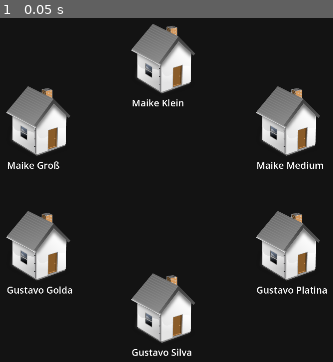
Above: before the commit, frame 1.
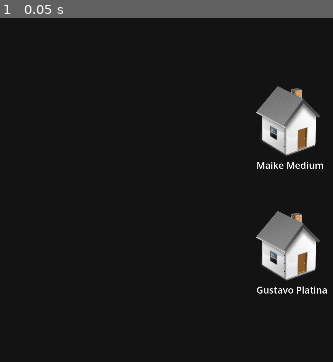
Above: after the commit, the same moment.

Repository: Shykaro/SimulatedAI
Game: Godot game, scene res://Scenes/npc visualization.tscn
Same seed, same stepped clock (60 frames per second), same inputs: the game is played once before the commit and once after it.
Inputs:
- Up to frame 1 (0.05 s): no input

The runs differ from the first frame. In frame 1, 11% of the frame differs, in the area x 1-59%, y 1-99%.

Commit message:
Mind saves dialogue & activity context

Diff:
--- a/GodotProject/Scripts/GameManager.gd
+++ b/GodotProject/Scripts/GameManager.gd
@@ -7,10 +7,10 @@
 static var time_of_day: String = " pm"
 # Called when the node enters the scene tree for the first time.
 func _ready():
-	NPCManager.create_npc("Maike Klein", "Maike", Vector2(500,200))
-	NPCManager.create_npc("Gustavo Silva", "Gustavo", Vector2(500,800))
-	NPCManager.create_npc("Maike Groß", "Maike", Vector2(200,350))
-	NPCManager.create_npc("Gustavo Golda", "Gustavo", Vector2(200,650))
+	#NPCManager.create_npc("Maike Klein", "Maike", Vector2(500,200))
+	#NPCManager.create_npc("Gustavo Silva", "Gustavo", Vector2(500,800))
+	#NPCManager.create_npc("Maike Groß", "Maike", Vector2(200,350))
+	#NPCManager.create_npc("Gustavo Golda", "Gustavo", Vector2(200,650))
 	NPCManager.create_npc("Maike Medium", "Maike", Vector2(800,350))
 	NPCManager.create_npc("Gustavo Platina", "Gustavo", Vector2(800,650))
 
@@ -30,15 +30,26 @@
 func _hourly_event():
 	#do something
 	print("---------------- "+"It is "+str(hour)+time_of_day+". -------------")
-	if(hour==8&&time_of_day==" pm"):
-		for _npc: NPC in NPCManager.npc_list:
-			_npc.request_choice()
+	if((hour==8&&time_of_day==" pm") or (hour==12&&time_of_day==" am")):
+		if(hour==8&&time_of_day==" pm"):
+			request_npc_choices()
+		if(hour==12&&time_of_day==" am"):
+			update_npc_minds()
 	else:
-		for _npc: NPC in NPCManager.npc_list:
-			_npc.request_answer("It's "+str(hour)+time_of_day+". What are you doing right now? Are you sleeping, working or doing something else?")
+		request_npc_activities()
 
 	increment_time()
 
+func update_npc_minds():
+	for _npc: NPC in NPCManager.npc_list:
+		_npc.mind.reflect_on_day()
+
+func request_npc_choices():
+	for _npc: NPC in NPCManager.npc_list:
+		_npc.request_choice() #starts process of choosing, calling and talking to another npc
+func request_npc_activities():
+	for _npc: NPC in NPCManager.npc_list:
+			_npc.request_answer("It's "+str(hour)+time_of_day+". What are you doing right now? Are you sleeping, working or doing something else?")
 func check_npcs_thinking():
 	var is_anyone_thinking: bool = false
 	for _npc: NPC in NPCManager.npc_list:
--- a/GodotProject/Scripts/Mind.gd
+++ b/GodotProject/Scripts/Mind.gd
@@ -2,32 +2,42 @@
 
 class_name Mind
 
-var json = JSON.new()
-var path = "user://data.JSON"
-var conversations: Array[Array]
-var overall_summary : String
+#var json = JSON.new()
+#var path = "user://data.JSON"
+#var conversations: Array[Array]
+#var overall_summary : String
 var associated_llm: String
+var activity_context: Array[String]
+var dialogue_context: Array
+
+func reflect_on_day():
+	pass
+
+func add_to_dialogue_context(_message: String):
+	dialogue_context.append({"role": "user", "content": _message})
+
+func clear():
+	dialogue_context.clear()
 
 
+#func save_conversation_with(_conversation, _npc):
+	#var _npc_id: int = conversations.find(_npc)
+	#conversations[_npc_id].append(_conversation)
+	#var file = FileAccess.open(path, FileAccess.WRITE)
+	#file.store_string(JSON.stringify(_conversation))
+	#file.close()
 
-func save_conversation_with(_conversation, _npc):
-	var _npc_id: int = conversations.find(_npc)
-	conversations[_npc_id].append(_conversation)
-	var file = FileAccess.open(path, FileAccess.WRITE)
-	file.store_string(JSON.stringify(_conversation))
-	file.close()
+#func summarize_conversation(_conversation):
+	## Zusammenfassungslogik hierher
+	#var summary = ""
+	#return summary
 
-func summarize_conversation(_conversation):
-	# Zusammenfassungslogik hierher
-	var summary = ""
-	return summary
-
-func summarize_all_conversations_with(_npc):
-	var _npc_id: int = conversations.find(_npc)
-	for conv in conversations[_npc_id]:
-		overall_summary += summarize_conversation(conv) + "\n"
+#func summarize_all_conversations_with(_npc):
+	#var _npc_id: int = conversations.find(_npc)
+	#for conv in conversations[_npc_id]:
+		#overall_summary += summarize_conversation(conv) + "\n"
 
 
-var conversation_A1 = "Dies ist das erste Gespräch mit A."
-var conversation_A2 = "Dies ist das zweite Gespräch mit A."
-var conversation_B1 = "Dies ist das erste Gespräch mit B."
+#var conversation_A1 = "Dies ist das erste Gespräch mit A."
+#var conversation_A2 = "Dies ist das zweite Gespräch mit A."
+#var conversation_B1 = "Dies ist das erste Gespräch mit B."
--- a/GodotProject/Scripts/NPC.gd
+++ b/GodotProject/Scripts/NPC.gd
@@ -40,7 +40,10 @@
 	print(self.name+":")
 	print(reply_string)
 	print()
-	if(conversation_partner!=null): _chat_with(reply_string, conversation_partner) #respond to other
+	if(conversation_partner!=null):
+		_chat_with(reply_string, conversation_partner) #respond to other
+		mind.dialogue_context.append(_dict["message"])
+	else: mind.activity_context.append(_dict["message"]["content"])
 	if(is_choosing): #while choosing who to call
 		for _npc: NPC in NPCManager.npc_list:
 			if(_npc.name == reply_string):
@@ -54,6 +57,8 @@
 
 func request_answer(_message: String): #sends a request to own LLM
 	is_thinking = true
+	if(conversation_partner != null):
+		mind.dialogue_context.append({"role": "user", "content": _message})
 	RequestHandlerManager.start_request(self, _message)
 
 func request_choice():
